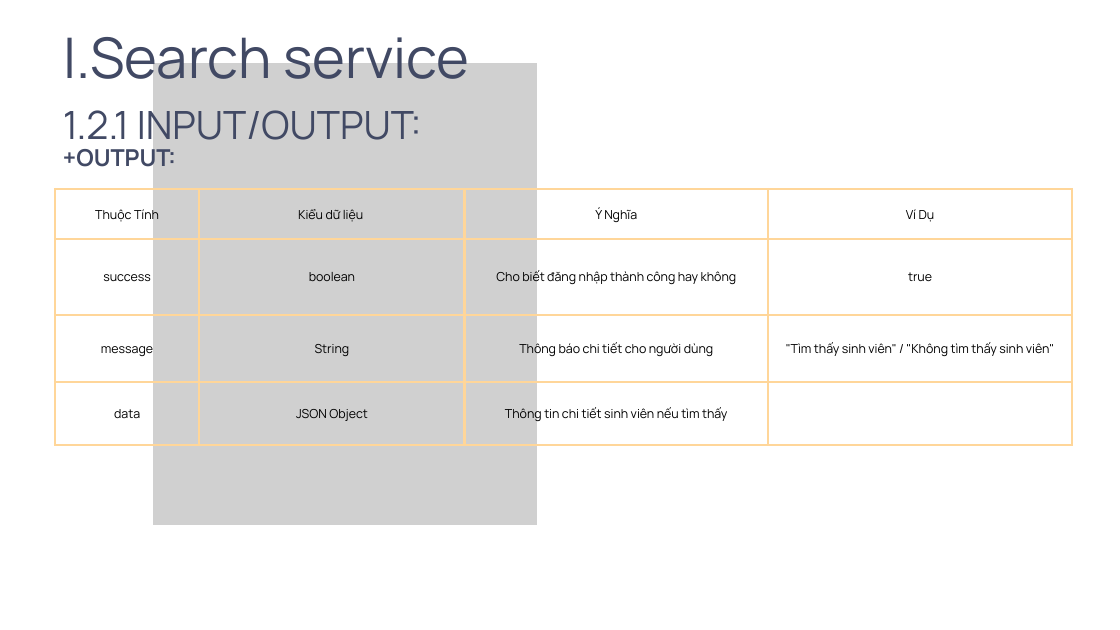
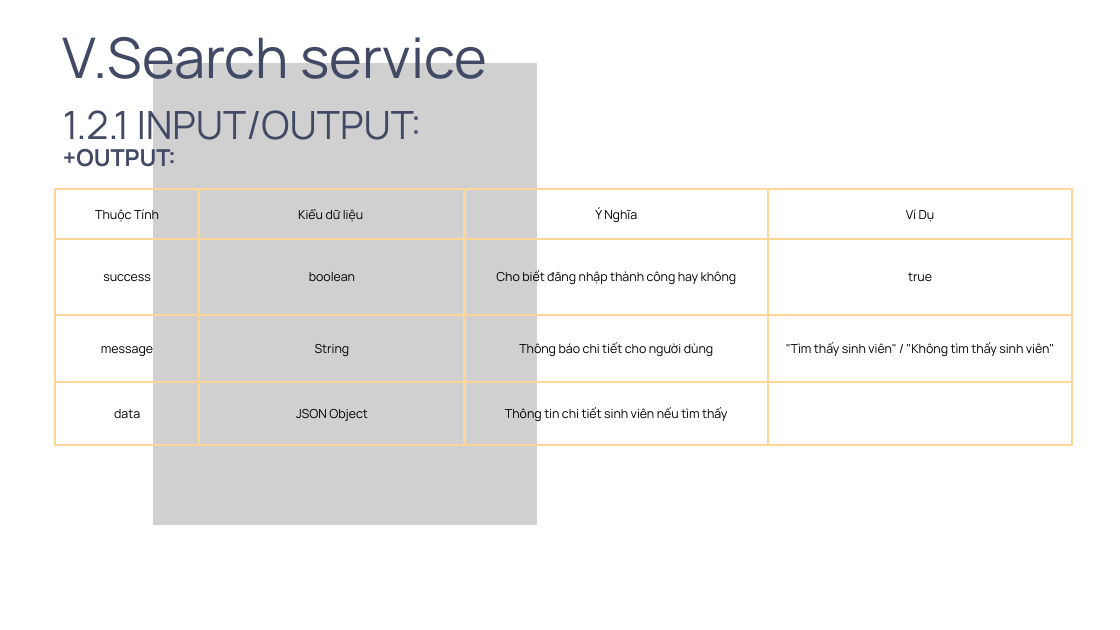
Before and after one commit to MinhQuan0206/SOA_MidTerm_Project, a slide deck: slide 15 of Slide thuyết trình.pptx (slide 13 before the commit). Drawn at 1120x630 pixels with LibreOffice and Linux fonts; fonts in the diff are those of the drawing; grey boxes stand for pictures; background and template pictures are left out. Boxes give left, top, right and bottom in pixels: in the first picture for what was removed or moved away, otherwise in the second. Text is boxed around its words. In the diff, an @@ line names an element or a change of style, - is before the commit and + after.

```diff
--- a/Slide thuyết trình.pptx
+++ b/Slide thuyết trình.pptx
@@ text at (63,26,487,93): text changed @@
-I.Search service
+V.Search service
```
Also in this commit, not shown: 27 other slides changed, 1 other file.
